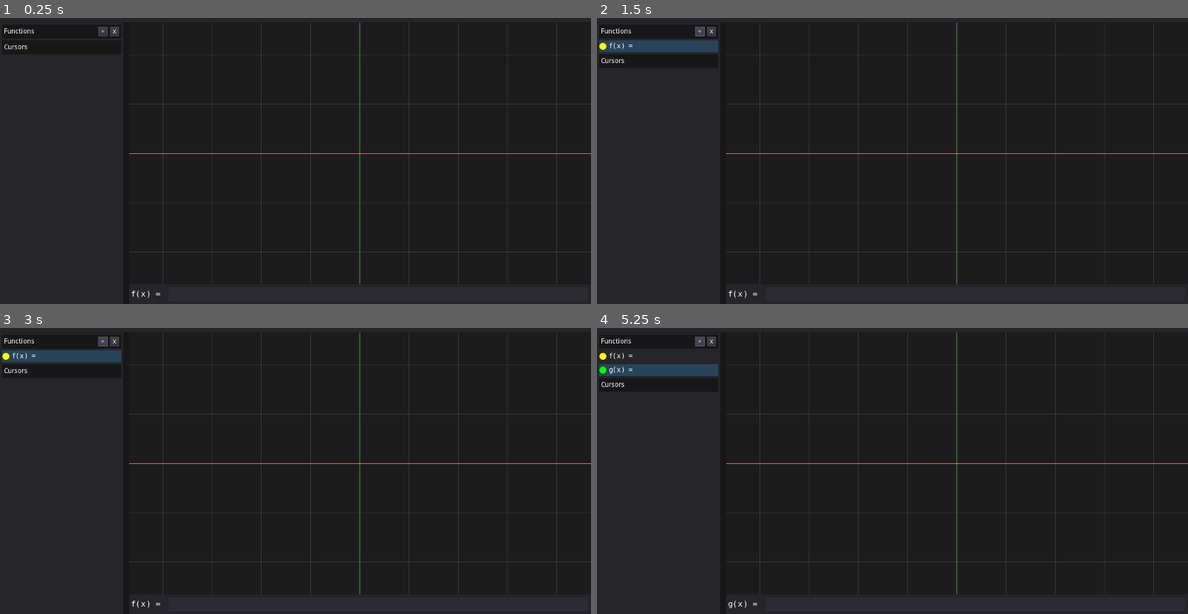
Above: before the commit, frames 1-4 (two rows, left to right).
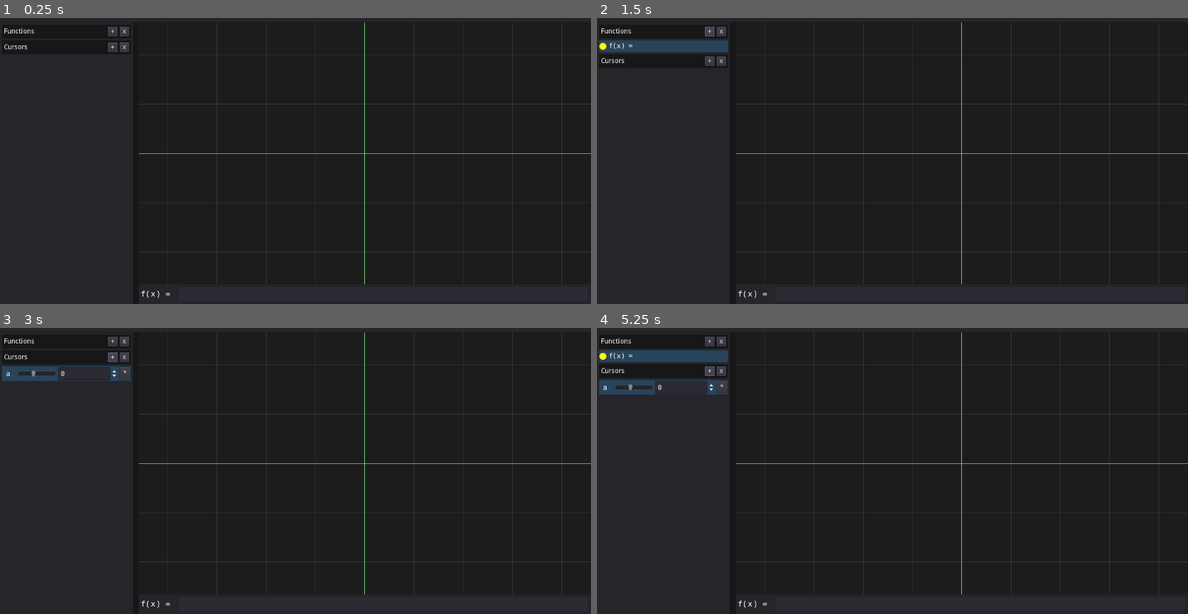
Above: after the commit, the same moments.

Repository: Zylann/godot_grapher
Game: Godot game, scene res://main.tscn
Same seed, same stepped clock (60 frames per second), same inputs: the game is played once before the commit and once after it.
Inputs (mouse positions are in pixels of both pictures, inside the frame that each line leads up to):
- Up to frame 1 (0.25 s): no input
- Up to frame 2 (1.5 s): click (975, 295) at 0.52 s; type "12" at 0.6 s; click "+" at 1.25 s
- Up to frame 3 (3 s): click "x" at 2 s; click "+" at 2.75 s
- Up to frame 4 (5.25 s): click "x" at 3.5 s; click "+" at 4.25 s; click "+" at 5 s

The runs differ from the first frame. In frame 1, 1.9% of the frame differs, in the area x 16-96%, y 1-98%; in frame 2, 2.0%; in frame 3, 3.7%; in frame 4, 4.5%, in the area x 0-96%, y 1-98%.

Commit message:
Add and remove cursors (they do nothing yet)

Diff:
--- /dev/null
+++ b/cursor_item.gd
@@ -0,0 +1,56 @@
+extends Control
+
+signal clicked
+signal value_changed(new_value)
+
+
+onready var _label := $HB/Label as Label
+onready var _slider := $HB/HSlider as HSlider
+onready var _spinbox := $HB/SpinBox as SpinBox
+onready var _selected_bg := $SelectionBG as ColorRect
+
+
+func get_item_name() -> String:
+	return _label.text
+
+
+func set_item_name(cname: String):
+	_label.text = cname
+
+
+func set_cursor_range(min_value: float, max_value: float, step: float):
+	_spinbox.min_value = min_value
+	_spinbox.max_value = max_value
+	_spinbox.step = step
+
+	_slider.min_value = min_value
+	_slider.max_value = max_value
+	_slider.step = step
+
+
+func set_cursor_value(new_value: float):
+	_spinbox.value = new_value
+
+
+func get_cursor_value() -> float:
+	return _spinbox.value
+
+
+func set_selected(s: bool):
+	_selected_bg.visible = s
+
+
+func _on_SpinBox_value_changed(value: float):
+	_slider.value = value
+	emit_signal("value_changed", value)
+
+
+func _on_HSlider_value_changed(value: float):
+	_spinbox.value = value
+
+
+func _gui_input(event):
+	if event is InputEventMouseButton:
+		if event.pressed:
+			if event.button_index == BUTTON_LEFT or event.button_index == BUTTON_RIGHT:
+				emit_signal("clicked")
--- /dev/null
+++ b/cursor_item.tscn
@@ -0,0 +1,75 @@
+[gd_scene load_steps=4 format=2]
+
+[ext_resource path="res://fonts/hack_regular_small_font.tres" type="DynamicFont" id=1]
+[ext_resource path="res://cursor_item.gd" type="Script" id=2]
+
+[sub_resource type="Theme" id=1]
+default_font = ExtResource( 1 )
+
+[node name="CursorItem" type="Control"]
+anchor_right = 1.0
+anchor_bottom = 1.0
+margin_right = -903.0
+margin_bottom = -570.0
+rect_min_size = Vector2( 0, 30 )
+script = ExtResource( 2 )
+__meta__ = {
+"_edit_use_anchors_": false
+}
+
+[node name="SelectionBG" type="ColorRect" parent="."]
+anchor_right = 1.0
+anchor_bottom = 1.0
+mouse_filter = 2
+color = Color( 0.156863, 0.266667, 0.356863, 1 )
+__meta__ = {
+"_edit_use_anchors_": false
+}
+
+[node name="HB" type="HBoxContainer" parent="."]
+anchor_right = 1.0
+anchor_bottom = 1.0
+margin_left = 8.0
+margin_top = 2.0
+margin_right = -2.0
+margin_bottom = -2.0
+__meta__ = {
+"_edit_use_anchors_": false
+}
+
+[node name="Label" type="Label" parent="HB"]
+margin_top = 5.0
+margin_right = 8.0
+margin_bottom = 22.0
+custom_fonts/font = ExtResource( 1 )
+text = "a"
+
+[node name="Spacer" type="Control" parent="HB"]
+margin_left = 12.0
+margin_right = 20.0
+margin_bottom = 27.0
+rect_min_size = Vector2( 8, 0 )
+
+[node name="HSlider" type="HSlider" parent="HB"]
+margin_left = 24.0
+margin_right = 137.0
+margin_bottom = 27.0
+size_flags_horizontal = 3
+size_flags_vertical = 3
+max_value = 1.0
+step = 0.1
+value = 0.4
+
+[node name="SpinBox" type="SpinBox" parent="HB"]
+margin_left = 141.0
+margin_right = 263.0
+margin_bottom = 27.0
+theme = SubResource( 1 )
+
+[node name="Button" type="Button" parent="HB"]
+margin_left = 267.0
+margin_right = 287.0
+margin_bottom = 27.0
+text = "*"
+[connection signal="value_changed" from="HB/HSlider" to="." method="_on_HSlider_value_changed"]
+[connection signal="value_changed" from="HB/SpinBox" to="." method="_on_SpinBox_value_changed"]
--- a/function_item.gd
+++ b/function_item.gd
@@ -9,7 +9,7 @@
 var _function_name = ""
 
 
-func get_function_name():
+func get_item_name():
 	return _function_name
 
 
--- a/main.gd
+++ b/main.gd
@@ -1,6 +1,7 @@
 extends Control
 
 const ProjectData = preload("./project_data.gd")
+const Outliner = preload("./outliner.gd")
 
 const _predefined_func_settings = [
 	["f", Color(1, 1, 0)],
@@ -13,11 +14,11 @@
 	["m", Color(0, 0.5, 1)]
 ]
 
-#const _predefined_cursor_names = [
-#	"a", "b", "c", "d", "e"
-#]
+const _predefined_cursor_names = [
+	"a", "b", "c", "d", "e"
+]
 
-onready var _outliner = $VB/HSplit/Outliner
+onready var _outliner := $VB/HSplit/Outliner as Outliner
 onready var _graph_view = $VB/HSplit/VBRight/Graph
 onready var _formula_edit = $VB/HSplit/VBRight/FormulaEdit
 
@@ -36,7 +37,7 @@
 		_create_function(new_text)
 		return
 
-	var fname = _outliner.get_selected_function_name()
+	var fname := _outliner.get_selected_function_name()
 	if fname == "":
 		_create_function(new_text)
 		return
@@ -81,3 +82,26 @@
 	var f = _project.get_function_by_name(fname)
 	_formula_edit.set_function_name(fname)
 	_formula_edit.set_text(f.formula)
+	_graph_view.update()
+
+
+func _on_AddCursorButton_pressed():
+	_add_cursor()
+
+
+func _add_cursor():
+	var cname := ""
+	for it in _predefined_cursor_names:
+		if not _project.has_cursor(it):
+			cname = it
+			break
+	if cname == "":
+		# TODO Ask for cursor name?
+		print("No cursor name available")
+		return
+
+	_project.create_cursor(cname)
+
+	_outliner.update_list()
+	_outliner.select_cursor(cname)
+	_graph_view.update()
--- a/main.tscn
+++ b/main.tscn
@@ -51,12 +51,12 @@
 margin_right = 1200.0
 margin_bottom = 600.0
 size_flags_vertical = 3
-split_offset = 150
+split_offset = 50
 
 [node name="Outliner" type="Panel" parent="VB/HSplit"]
-margin_right = 250.0
+margin_right = 270.0
 margin_bottom = 571.0
-rect_min_size = Vector2( 100, 0 )
+rect_min_size = Vector2( 220, 0 )
 script = ExtResource( 3 )
 
 [node name="VB" type="VBoxContainer" parent="VB/HSplit/Outliner"]
@@ -71,7 +71,7 @@
 }
 
 [node name="Functions" type="ColorRect" parent="VB/HSplit/Outliner/VB"]
-margin_right = 242.0
+margin_right = 262.0
 margin_bottom = 28.0
 rect_min_size = Vector2( 0, 28 )
 color = Color( 0.0901961, 0.0901961, 0.0901961, 1 )
@@ -89,7 +89,7 @@
 
 [node name="Label" type="Label" parent="VB/HSplit/Outliner/VB/Functions/HB"]
 margin_top = 3.0
-margin_right = 187.0
+margin_right = 207.0
 margin_bottom = 17.0
 size_flags_horizontal = 3
 text = "Functions"
@@ -98,8 +98,8 @@
 }
 
 [node name="AddFunctionButton" type="Button" parent="VB/HSplit/Outliner/VB/Functions/HB"]
-margin_left = 191.0
-margin_right = 211.0
+margin_left = 211.0
+margin_right = 231.0
 margin_bottom = 20.0
 text = "+"
 __meta__ = {
@@ -107,14 +107,14 @@
 }
 
 [node name="RemoveFunctionButton" type="Button" parent="VB/HSplit/Outliner/VB/Functions/HB"]
-margin_left = 215.0
-margin_right = 234.0
+margin_left = 235.0
+margin_right = 254.0
 margin_bottom = 20.0
 text = "x"
 
 [node name="Cursors" type="ColorRect" parent="VB/HSplit/Outliner/VB"]
 margin_top = 32.0
-margin_right = 242.0
+margin_right = 262.0
 margin_bottom = 60.0
 rect_min_size = Vector2( 0, 28 )
 color = Color( 0.0901961, 0.0901961, 0.0901961, 1 )
@@ -132,21 +132,34 @@
 
 [node name="Label" type="Label" parent="VB/HSplit/Outliner/VB/Cursors/HB"]
 margin_top = 3.0
-margin_right = 48.0
+margin_right = 207.0
 margin_bottom = 17.0
+size_flags_horizontal = 3
 text = "Cursors"
 __meta__ = {
 "_edit_use_anchors_": false
 }
 
+[node name="AddCursorButton" type="Button" parent="VB/HSplit/Outliner/VB/Cursors/HB"]
+margin_left = 211.0
+margin_right = 231.0
+margin_bottom = 20.0
+text = "+"
+
+[node name="RemoveCursorButton" type="Button" parent="VB/HSplit/Outliner/VB/Cursors/HB"]
+margin_left = 235.0
+margin_right = 254.0
+margin_bottom = 20.0
+text = "x"
+
 [node name="VBRight" type="VBoxContainer" parent="VB/HSplit"]
-margin_left = 262.0
+margin_left = 282.0
 margin_right = 1200.0
 margin_bottom = 571.0
 custom_constants/separation = 0
 
 [node name="Graph" type="ColorRect" parent="VB/HSplit/VBRight"]
-margin_right = 938.0
+margin_right = 918.0
 margin_bottom = 531.0
 rect_clip_content = true
 size_flags_vertical = 3
@@ -155,7 +168,7 @@
 
 [node name="FormulaEdit" type="Panel" parent="VB/HSplit/VBRight"]
 margin_top = 531.0
-margin_right = 938.0
+margin_right = 918.0
 margin_bottom = 571.0
 rect_min_size = Vector2( 0, 40 )
 script = ExtResource( 5 )
@@ -180,7 +193,7 @@
 
 [node name="LineEdit" type="LineEdit" parent="VB/HSplit/VBRight/FormulaEdit/HB"]
 margin_left = 74.0
-margin_right = 930.0
+margin_right = 910.0
 margin_bottom = 32.0
 size_flags_horizontal = 3
 custom_fonts/font = ExtResource( 2 )
@@ -191,5 +204,7 @@
 [connection signal="function_selected" from="VB/HSplit/Outliner" to="." method="_on_Outliner_function_selected"]
 [connection signal="pressed" from="VB/HSplit/Outliner/VB/Functions/HB/AddFunctionButton" to="." method="_on_AddFunctionButton_pressed"]
 [connection signal="pressed" from="VB/HSplit/Outliner/VB/Functions/HB/RemoveFunctionButton" to="VB/HSplit/Outliner" method="_on_RemoveFunctionButton_pressed"]
+[connection signal="pressed" from="VB/HSplit/Outliner/VB/Cursors/HB/AddCursorButton" to="." method="_on_AddCursorButton_pressed"]
+[connection signal="pressed" from="VB/HSplit/Outliner/VB/Cursors/HB/RemoveCursorButton" to="VB/HSplit/Outliner" method="_on_RemoveCursorButton_pressed"]
 [connection signal="formula_entered" from="VB/HSplit/VBRight/FormulaEdit" to="." method="_on_FormulaEdit_formula_entered"]
 [connection signal="text_entered" from="VB/HSplit/VBRight/FormulaEdit/HB/LineEdit" to="VB/HSplit/VBRight/FormulaEdit" method="_on_LineEdit_text_entered"]
--- a/outliner.gd
+++ b/outliner.gd
@@ -1,42 +1,64 @@
 extends Control
+
+const FunctionItem = preload("./function_item.gd")
+const CursorItem = preload("./cursor_item.gd")
+const ProjectData = preload("./project_data.gd")
+
+const FunctionItemScene = preload("./function_item.tscn")
+const CursorItemScene = preload("./cursor_item.tscn")
 
 signal function_selected(fname)
 
-const FunctionItem = preload("./function_item.gd")
-const FunctionItemScene = preload("./function_item.tscn")
+onready var _functions_header := $VB/Functions as Control
+onready var _cursors_header := $VB/Cursors as Control
+onready var _container := $VB as VBoxContainer
+
+var _project : ProjectData
+var _selected_function_name := ""
+var _selected_cursor_name := ""
 
 
-onready var _functions_header = $VB/Functions
-onready var _cursors_header = $VB/Cursors
-onready var _container = $VB
-
-
-var _project = null
-var _selected_function_name = ""
-
-
-func set_project(project):
+func set_project(project: ProjectData):
 	_project = project
 	update_list()
 
 
-func select_function(fname, notify: bool):
+func select_function(fname: String, notify: bool):
 	if _selected_function_name == fname:
 		return
 	_selected_function_name = fname
 	for i in _container.get_child_count():
 		var child = _container.get_child(i)
 		if child is FunctionItem:
-			child.set_selected(child.get_function_name() == fname)
+			child.set_selected(child.get_item_name() == fname)
 	if notify:
 		emit_signal("function_selected", _selected_function_name)
 
 
-func get_selected_function_name():
+func select_cursor(cname: String):
+	if _selected_cursor_name == cname:
+		return
+	_selected_cursor_name = cname
+	for i in _container.get_child_count():
+		var child = _container.get_child(i)
+		if child is CursorItem:
+			child.set_selected(child.get_item_name() == cname)
+
+
+func get_selected_function_name() -> String:
 	return _selected_function_name
 
 
+func get_selected_cursor_name() -> String:
+	return _selected_cursor_name
+
+
 func update_list():
+	_update_function_list()
+	_update_cursors_list()
+
+
+func _update_function_list():
 	var function_names = _project.get_function_names()
 	function_names.sort()
 
@@ -66,14 +88,48 @@
 		index += 1
 
 
-func _on_function_item_clicked(fi):
-	select_function(fi.get_function_name(), true)
+func _update_cursors_list():
+	var cursor_names := _project.get_cursor_names()
+	cursor_names.sort()
+
+	var index := _cursors_header.get_index() + 1
+
+	for i in len(cursor_names):
+		var cname := cursor_names[i] as String
+		var c = _project.get_cursor_by_name(cname)
+
+		var ci
+		if index < _container.get_child_count():
+			ci = _container.get_child(index)
+
+		if ci == null or not (ci is CursorItem):
+			ci = CursorItemScene.instance()
+			ci.connect("clicked", self, "_on_cursor_item_clicked", [ci])
+			_container.add_child(ci)
+			_container.move_child(ci, index)
+
+		ci.set_item_name(c.name)
+		ci.set_cursor_range(c.min_value, c.max_value, c.step)
+		ci.set_cursor_value(c.value)
+		ci.set_selected(c.name == _selected_cursor_name)
+
+		index += 1
+
+	while index < _container.get_child_count():
+		var child = _container.get_child(index)
+		if child is CursorItem:
+			child.queue_free()
+		index += 1
 
 
-func _get_function_node_index(fname):
+func _on_function_item_clicked(fi):
+	select_function(fi.get_item_name(), true)
+
+
+func _get_item_node_index(fname: String, klass) -> int:
 	for i in _container.get_child_count():
 		var child = _container.get_child(i)
-		if child is FunctionItem and child.get_function_name() == fname:
+		if child is klass and child.get_item_name() == fname:
 			return i
 	return -1
 
@@ -88,13 +144,13 @@
 	# If not found, select preceding item.
 	# If not found, clear selection.
 
-	var next_selected = ""
-	var removed_index = _get_function_node_index(fname)
+	var next_selected := ""
+	var removed_index := _get_item_node_index(fname, FunctionItem)
 	assert(removed_index != -1)
 	for i in [removed_index + 1, removed_index - 1]:
 		var child = _container.get_child(i)
 		if child is FunctionItem:
-			next_selected = child.get_function_name()
+			next_selected = child.get_item_name()
 			break
 
 	_project.remove_function(fname)
@@ -104,3 +160,33 @@
 		select_function(next_selected, true)
 	else:
 		_selected_function_name = ""
+
+
+func _on_RemoveCursorButton_pressed():
+	var cname = get_selected_cursor_name()
+	if cname == "":
+		print("No cursor selected")
+		return
+
+	var next_selected := ""
+	var removed_index := _get_item_node_index(cname, CursorItem)
+	assert(removed_index != -1)
+	for i in [removed_index + 1, removed_index - 1]:
+		if i >= _container.get_child_count():
+			continue
+		var child = _container.get_child(i)
+		if child is CursorItem:
+			next_selected = child.get_item_name()
+			break
+
+	_project.remove_cursor(cname)
+	update_list()
+
+	if next_selected != "":
+		select_cursor(next_selected)
+	else:
+		_selected_cursor_name = ""
+
+
+func _on_cursor_item_clicked(ci):
+	select_cursor(ci.get_item_name())
--- a/project_data.gd
+++ b/project_data.gd
@@ -20,7 +20,7 @@
 var _cursors = {}
 
 
-func get_function_names():
+func get_function_names() -> Array:
 	return _functions.keys()
 
 
@@ -50,3 +50,31 @@
 
 func remove_function(fname):
 	_functions.erase(fname)
+
+
+func create_cursor(cname):
+	assert(not _cursors.has(cname))
+	var c = Cursor.new()
+	c.name = cname
+	_cursors[cname] = c
+	return c
+
+
+func has_cursor(cname: String):
+	return _cursors.has(cname)
+
+
+func get_cursor_names() -> Array:
+	return _cursors.keys()
+
+
+func get_cursor_list() -> Array:
+	return _cursors.values()
+
+
+func get_cursor_by_name(cname: String) -> Cursor:
+	return _cursors[cname]
+
+
+func remove_cursor(cname: String):
+	_cursors.erase(cname)
